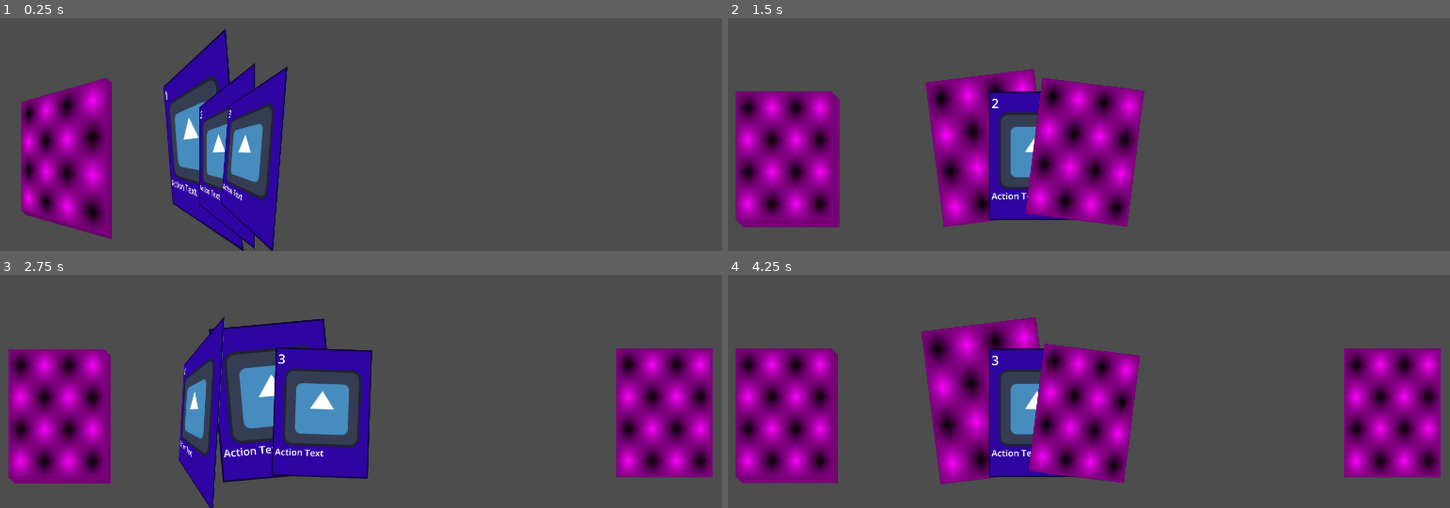
Above: before the commit, frames 1-4 (two rows, left to right).
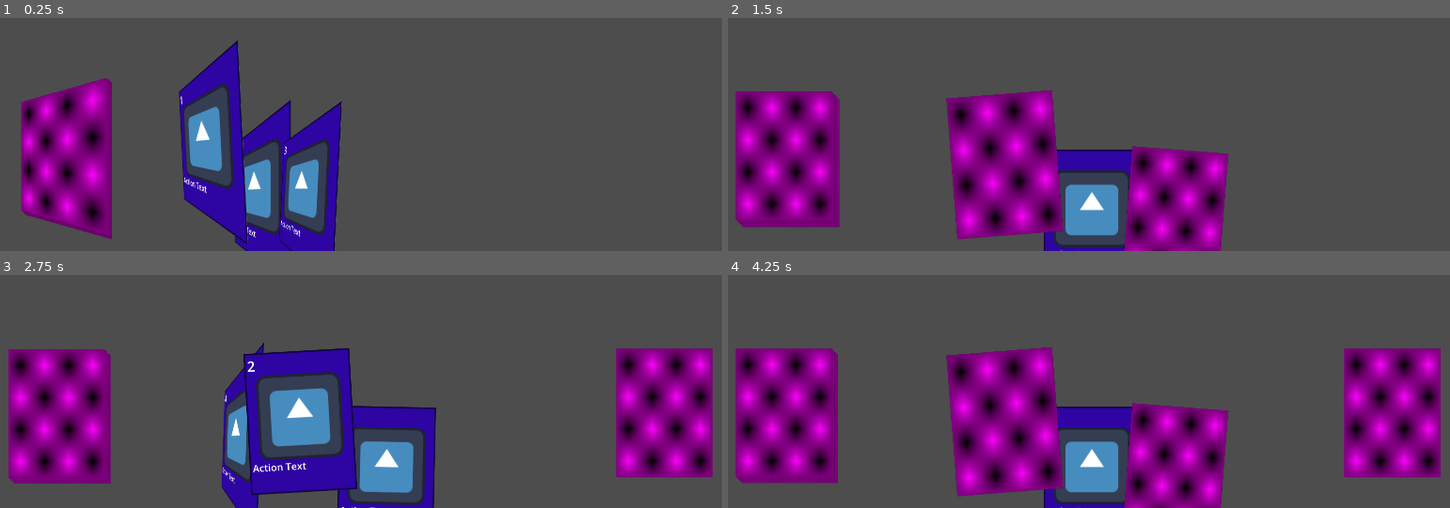
Above: after the commit, the same moments.

Repository: MamaDespik/GGJ-1
Game: Godot game, scene res://Cards/CardsContainer.tscn
Same seed, same stepped clock (60 frames per second), same inputs: the game is played once before the commit and once after it. The engine's default icon, where the game draws it, is replaced by a stand-in: a white triangle on a blue panel in a dark square.
Inputs (mouse positions are in pixels of both pictures, inside the frame that each line leads up to):
- Up to frame 1 (0.25 s): no input
- Up to frame 2 (1.5 s): tap Enter (ui_accept) at 0.5, 0.77 s; move the mouse to (1255, 18) at 0.52 s; hold D (move_right) 0.53-1.28 s; hold Mouse wheel up (change_highlight_left) 0.53-1.28 s; move the mouse to (937, 59) at 1.27 s; hold S (move_down) from 1.28 s (still down); tap Mouse wheel down (change_highlight_right) at 1.35 s
- Up to frame 3 (2.75 s): tap Enter (ui_accept) at 1.52 s; move the mouse to (outside the picture) at 2.02 s; release S (move_down) at 2.03 s; press the mouse at (outside the picture) at 2.03 s; hold D (move_right) from 2.03 s (still down)
- Up to frame 4 (4.25 s): move the mouse to (1052, 382) at 2.77 s; release D (move_right) at 2.78 s; release the mouse at (1052, 382) at 2.78 s; hold W (move_up) 2.78-3.53 s; tap Mouse wheel up (change_highlight_left) at 2.85 s; tap Enter (ui_accept) at 3.02, 3.77 s; move the mouse to (1312, 358) at 3.52 s; hold A (move_left) from 3.53 s (still down); hold Mouse wheel down (change_highlight_right) from 3.53 s (still down)

The runs differ from the first frame. In frame 1, 12% of the frame differs, in the area x 22-48%, y 4-100%; in frame 2, 23%; in frame 3, 17%; in frame 4, 24%, in the area x 26-70%, y 18-100%.

Commit message:
Hand and Card Spacing

Diff:
--- a/godovelopment-game-jam-1/Cards/CardsContainer.tscn
+++ b/godovelopment-game-jam-1/Cards/CardsContainer.tscn
@@ -11,7 +11,7 @@
 position = Vector2(179, 1000)
 
 [node name="Hand" parent="." instance=ExtResource("2_5ohjb")]
-position = Vector2(825, 1000)
+position = Vector2(965, 1148)
 
 [node name="DiscardPile" parent="." instance=ExtResource("1_5ohjb")]
 position = Vector2(1732, 1000)
--- a/godovelopment-game-jam-1/Cards/card.gd
+++ b/godovelopment-game-jam-1/Cards/card.gd
@@ -9,7 +9,10 @@
 var is_highlighted:bool = false
 var position_tween:Tween
 var target_angle:float = 0
+var initial_card_height:float
+var highlighted_height_adjustment:float = -100
 
+@onready var card_sprite: Sprite2D = $CardSprite
 @onready var card_model = $CardSprite/CardModelViewport/CardModel
 @onready var card_front = %CardFront
 
@@ -19,6 +22,7 @@
 	card_front.title_label.text = card_title
 	card_front.image_texture.texture = card_image
 	card_front.text_label.text = card_text
+	initial_card_height = card_sprite.position.y
 	return
 
 func _input(event):
@@ -52,16 +56,20 @@
 
 func highlight():
 	is_highlighted = true
-	#z_index = 99
+	z_index = 99
 	var tween:Tween = create_tween()
-	tween.tween_property(self, "scale", Vector2(1.2,1.2), .2)
+	tween.set_parallel()
+	tween.tween_property(self, "scale", Vector2(1.1,1.1), .1)
+	tween.tween_property(card_sprite, "position:y", initial_card_height + highlighted_height_adjustment, .1)
 	return
 
 func dehighlight():
 	is_highlighted = false
-	#z_index = 0
+	z_index = 0
 	var tween:Tween = create_tween()
-	tween.tween_property(self, "scale", Vector2(1,1), .2)
+	tween.set_parallel()
+	tween.tween_property(self, "scale", Vector2(1,1), .1)
+	tween.tween_property(card_sprite, "position:y", initial_card_height, .1)
 	return
 
 func update_position(new_position:Vector2, new_rotation:float = 0):
--- a/godovelopment-game-jam-1/Cards/hand.gd
+++ b/godovelopment-game-jam-1/Cards/hand.gd
@@ -2,8 +2,8 @@
 class_name Hand
 
 var hand_size:int = 3
-var spacing:int = 100
-var angle_spacing:float = PI/25
+var spacing:int = 200
+var angle_spacing:float = PI/40
 var cards:Array[Card]
 var highlight_index:int = 0
 
Not shown, changed: TODO.txt
